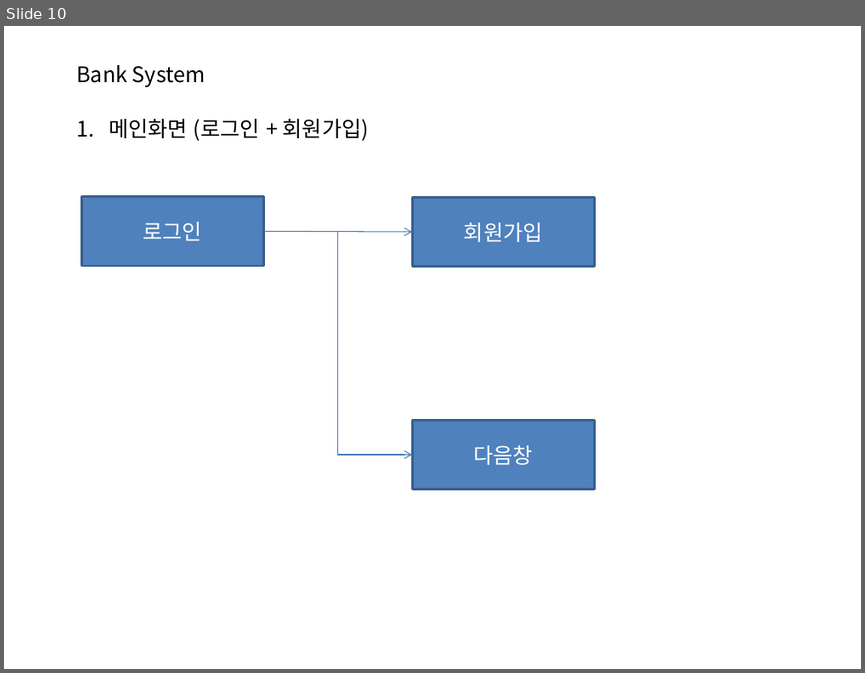
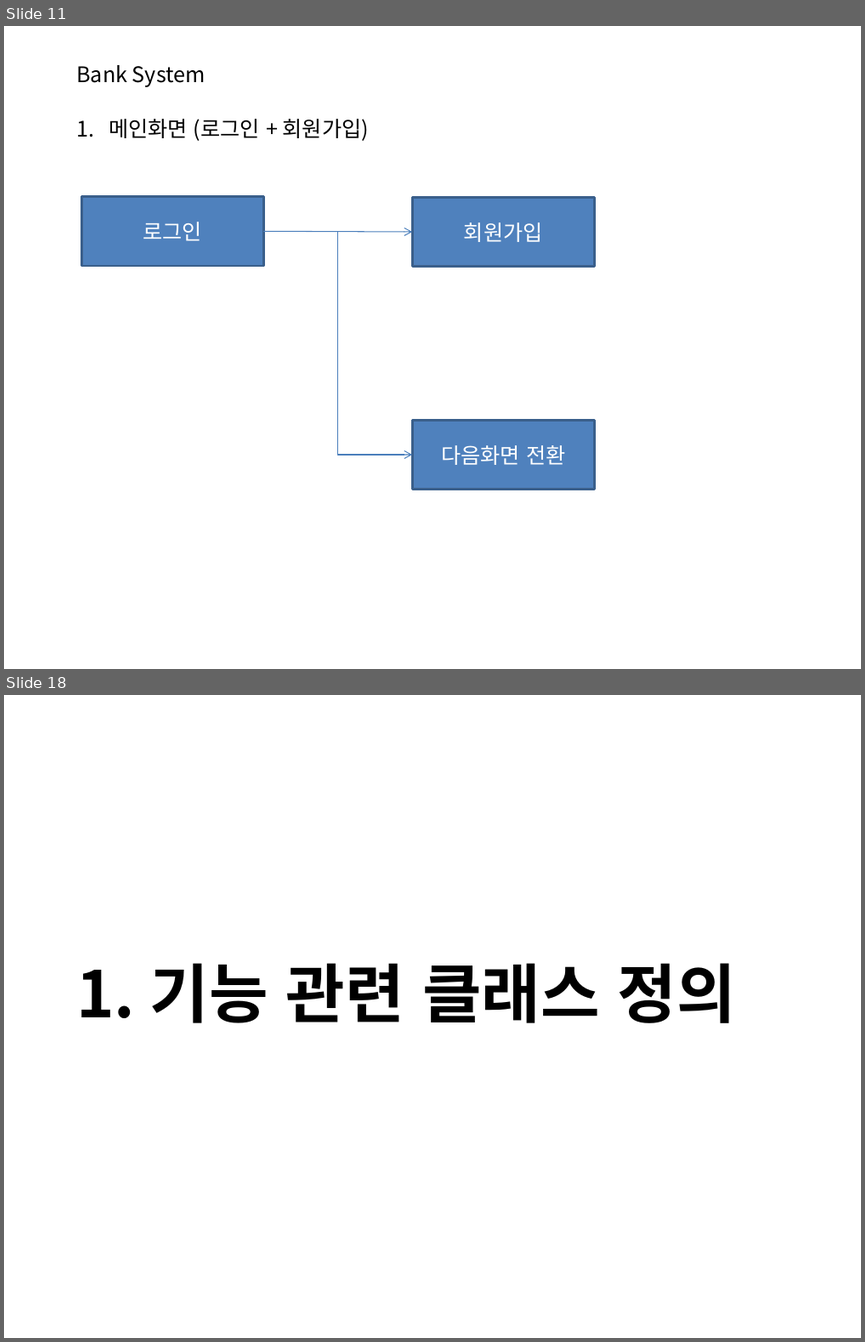
Before and after one commit to S-Onix/BankSystemProject, a slide deck: BankSystem/documentation/banksystem.pptx. Shown one above the other, each under a label of ours: slide 10 before the commit, slides 11 and 18 after it; the slides between them are not shown. The pictures are 865x673 and 865x1342 pixels, drawn with LibreOffice and Linux fonts; fonts in the diff are those of the drawing. Boxes give left, top, right and bottom in pixels: in the first picture for what was removed or moved away, otherwise in the second. Text is boxed around its words. In the diff, an @@ line names an element or a change of style, - is before the commit and + after.

```diff
--- a/BankSystem/documentation/banksystem.pptx
+++ b/BankSystem/documentation/banksystem.pptx
@@ slide 18 added at bbox=[4, 695, 861, 1338], background #FFFFFF @@
@@ text added at bbox=[76, 963, 736, 1023], 54 pt, text #000000, bold @@
+1. 기능 관련 클래스 정의
@@ what was slide 10 is now slide 11 @@
@@ slide 11 changed as well @@
@@ text in rectangle at bbox=[441, 445, 565, 465]: text changed @@
-다음창
+다음화면 전환
```
Also in this commit, not shown: 2 other slides changed, 22 other slides added, 9 slides removed, 8 other files.
